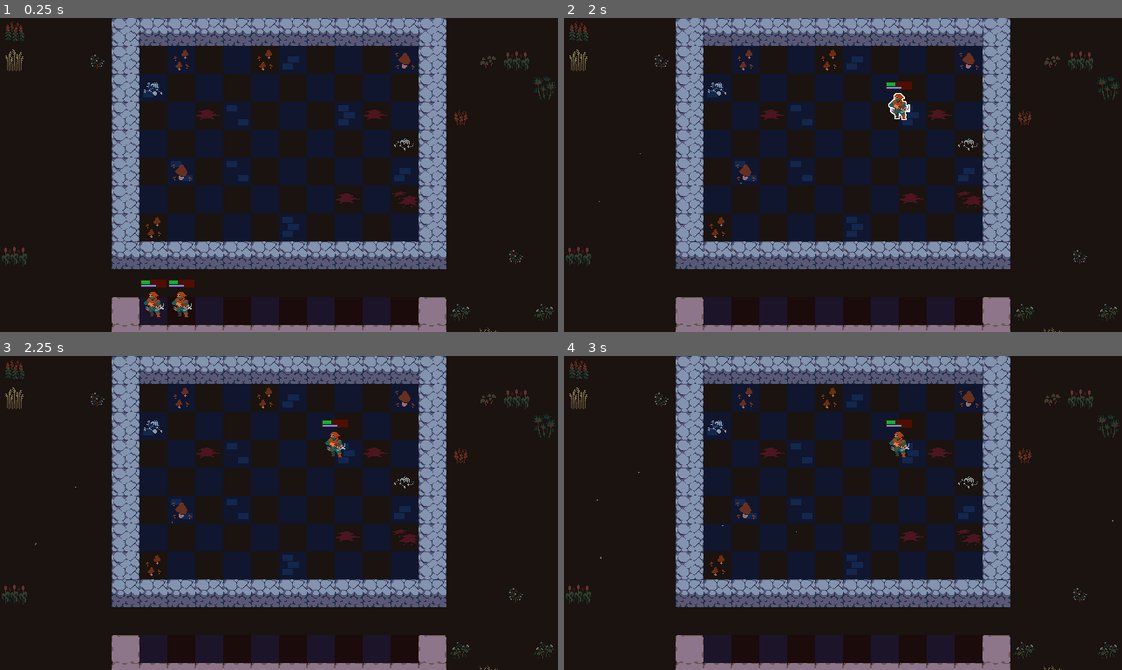
Above: before the commit, frames 1-4 (two rows, left to right).
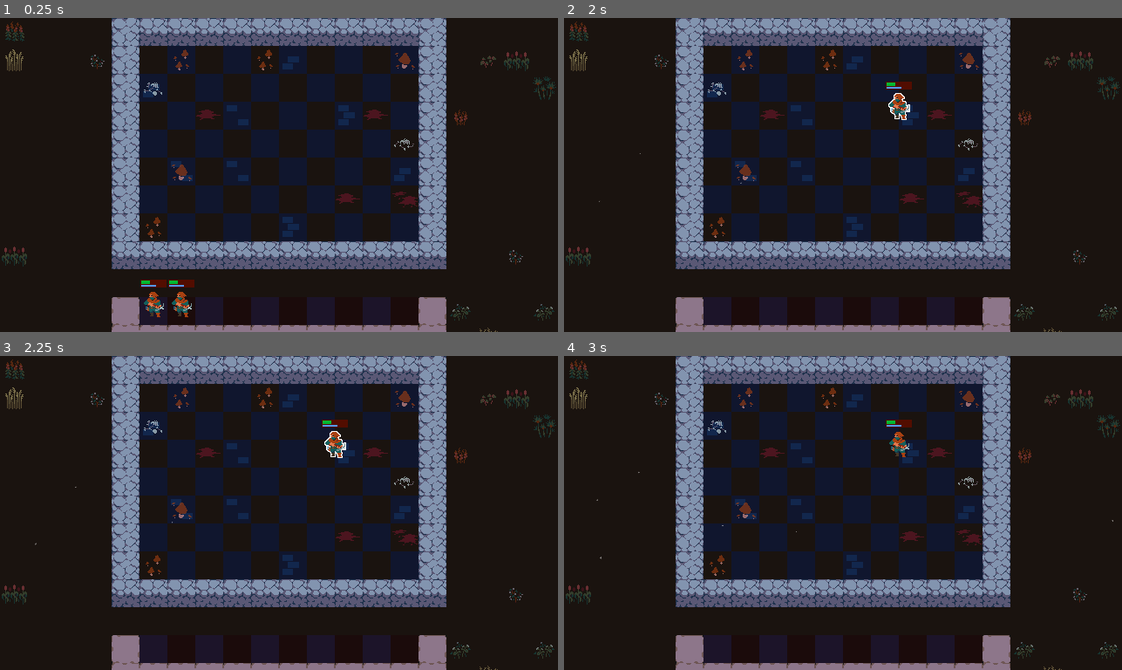
Above: after the commit, the same moments.

Repository: MagnusLucas/Autobattler
Game: Godot game, scene res://scenes/arena/arena.tscn
Two runs of this game, one before a commit and one after it. Both use one fixed random seed, a clock stepped at 60 frames per second and the inputs below.
Inputs (mouse positions are in pixels of both pictures, inside the frame that each line leads up to):
- Up to frame 1 (0.25 s): no input
- Up to frame 2 (2 s): tap Enter at 0.5 s; drag from (720, 303) to (898, 105) at 0.52 s; drag from (742, 303) to (898, 105) at 1.27 s
- Up to frame 3 (2.25 s): move the mouse to (334, 443) at 2.02 s; press the mouse at (334, 443) at 2.03 s
- Up to frame 4 (3 s): release the mouse at (898, 443) at 2.75 s; tap Space at 2.75 s; drag from (815, 575) to (898, 443) at 2.77 s

Frames 1-2 are identical in both runs. In frame 3, less than 0.1% of the frame differs, in the area x 58-63%, y 23-33%; in frame 4, nothing differs.

Commit message:
Finished my drag component and highlighting

Diff:
--- a/components/outline_highlighter.gd
+++ b/components/outline_highlighter.gd
@@ -1,12 +1,22 @@
 class_name OutlineHighlighter
 extends Node
 
+@export var area: Area2D
 @export var visuals: CanvasGroup
 @export var outline_colour: Color
 @export_range(1, 5) var outline_thickness: int
 
 func _ready() -> void:
 	visuals.material.set_shader_parameter("line_color", outline_colour)
+	if area:
+		area.input_event.connect(_on_area_input_event.unbind(1))
+
+
+func _on_area_input_event(_viewport: Viewport, event: InputEvent) -> void:
+	if event is InputEventMouseButton:
+		if not get_tree().get_first_node_in_group("dragging"):
+			highlight()
+
 
 func highlight() -> void:
 	visuals.material.set_shader_parameter("line_thickness", outline_thickness)
--- a/scenes/unit/unit.gd
+++ b/scenes/unit/unit.gd
@@ -12,6 +12,7 @@
 @onready var velocity_based_rotation: VelocityBasedRotation = $VelocityBasedRotation
 @onready var outline_highlighter: OutlineHighlighter = $OutlineHighlighter
 
+
 func set_stats(value: UnitStats) -> void:
 	stats = value
 
@@ -23,6 +24,10 @@
 
 	skin.region_rect.position = Vector2(stats.skin_coordinates) * Arena.CELL_SIZE
 
+
+func reset_after_dragging(starting_position: Vector2) -> void:
+	velocity_based_rotation.enabled = false
+	global_position = starting_position
 
 func _on_mouse_entered() -> void:
 	if get_tree().get_first_node_in_group("dragging"):
@@ -39,6 +44,8 @@
 
 func _on_drag_started() -> void:
 	outline_highlighter.clear_highlight()
+	velocity_based_rotation.enabled = true
 
-func _on_dropped() -> void:
-	outline_highlighter.highlight()
+
+func _on_drag_canceled(starting_position: Vector2) -> void:
+	reset_after_dragging(starting_position)
--- a/scenes/unit/unit.tscn
+++ b/scenes/unit/unit.tscn
@@ -84,8 +84,9 @@
 velocity_at_max_rotation = 800.0
 metadata/_custom_type_script = "uid://c4qocx6sy1gks"
 
-[node name="OutlineHighlighter" type="Node" parent="." node_paths=PackedStringArray("visuals")]
+[node name="OutlineHighlighter" type="Node" parent="." node_paths=PackedStringArray("area", "visuals")]
 script = ExtResource("7_0wuuu")
+area = NodePath("..")
 visuals = NodePath("../Visuals")
 outline_colour = Color(1, 1, 1, 1)
 outline_thickness = 1
@@ -93,5 +94,5 @@
 
 [connection signal="mouse_entered" from="." to="." method="_on_mouse_entered"]
 [connection signal="mouse_exited" from="." to="." method="_on_mouse_exited"]
+[connection signal="drag_canceled" from="DragAndDrop" to="." method="_on_drag_canceled"]
 [connection signal="drag_started" from="DragAndDrop" to="." method="_on_drag_started"]
-[connection signal="dropped" from="DragAndDrop" to="." method="_on_dropped" unbinds=1]
